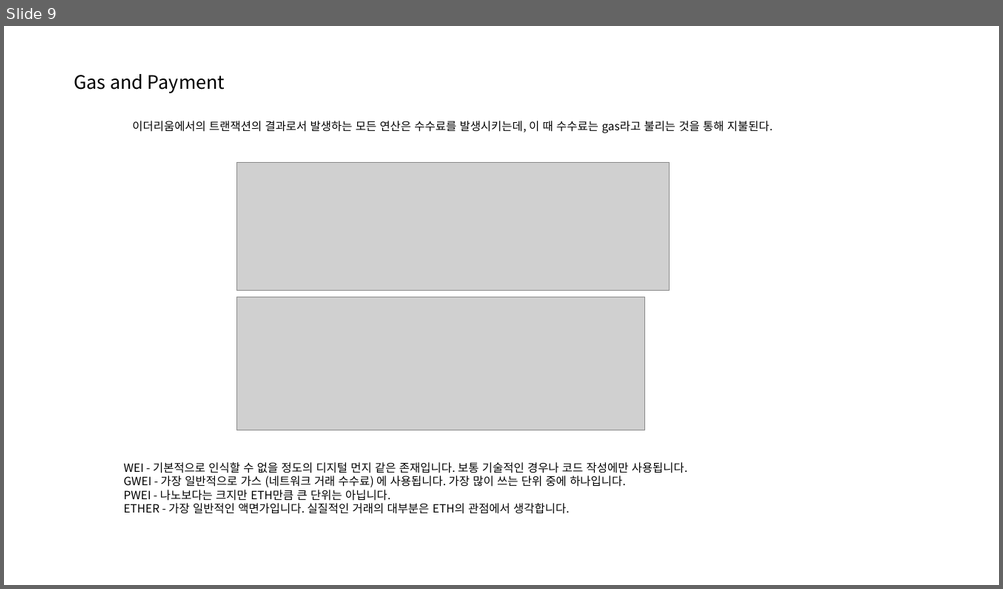
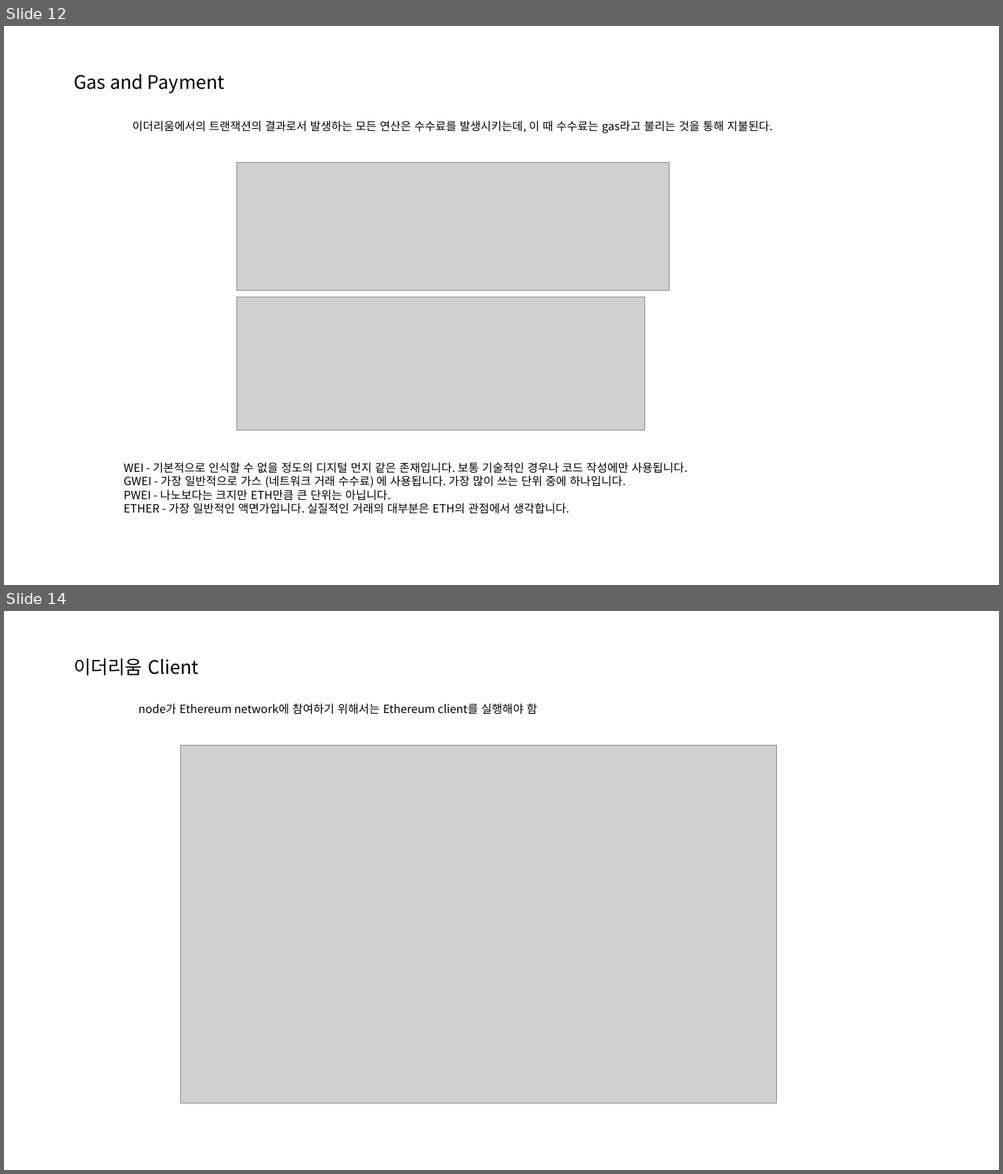
Before and after one commit to hypermusic80/eth_web3, a slide deck: 이더리움구축.pptx. Shown one above the other, each under a label of ours: slide 9 before the commit, slides 12 and 14 after it; the slides between them are not shown. The pictures are 1003x589 and 1003x1174 pixels, drawn with LibreOffice and Linux fonts; fonts in the diff are those of the drawing; grey boxes stand for pictures. Boxes give left, top, right and bottom in pixels: in the first picture for what was removed or moved away, otherwise in the second. Text is boxed around its words. In the diff, an @@ line names an element or a change of style, - is before the commit and + after.

```diff
--- a/이더리움구축.pptx
+++ b/이더리움구축.pptx
@@ slide 14 added at <box>4,611,999,1170</box>, background #FFFFFF @@
@@ text added at <box>74,658,199,675</box>, 18 pt, text #000000 @@
+이더리움 Client
@@ text added at <box>139,703,537,715</box>, 11 pt, text #000000 @@
+node가 Ethereum network에 참여하기 위해서는 Ethereum client를 실행해야 함
@@ picture added at <box>180,745,777,1103</box> @@
@@ what was slide 9 is now slide 12 @@
```
Also in this commit, not shown: 2 slides changed, 11 other slides added.
